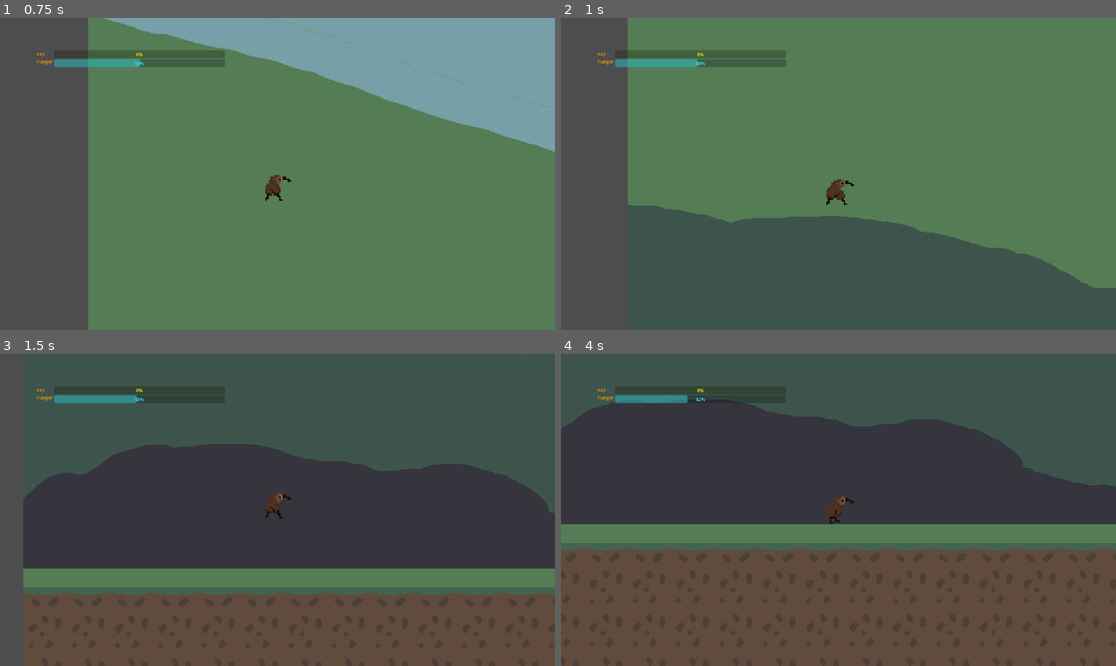
Above: before the commit, frames 1-4 (two rows, left to right).
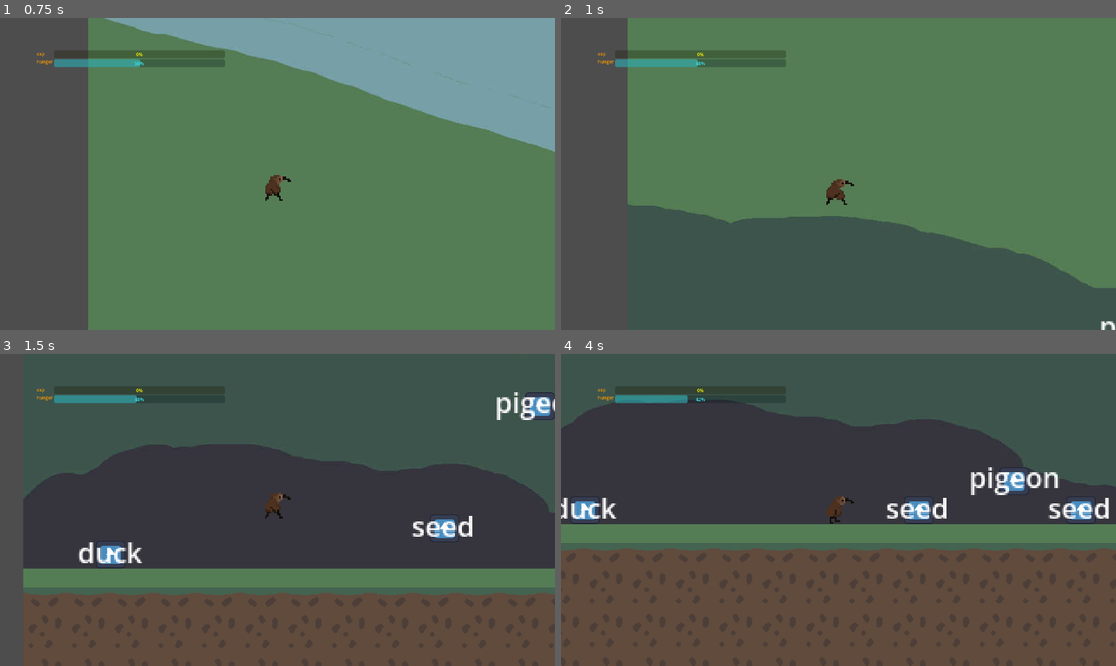
Above: after the commit, the same moments.

Repository: 2192375d/spring2djam
Game: Godot game, scene res://world/World.tscn
The game is run twice, just before and just after one commit, with the same random seed, the same clock (stepped at 60 frames per second) and the same inputs. The engine's default icon, where the game draws it, is replaced by a stand-in: a white triangle on a blue panel in a dark square.
Inputs:
- Up to frame 1 (0.75 s): hold D (right) from 0.53 s (still down); tap Space (space) at 0.6 s
- Up to frame 2 (1 s): keep holding D (right); tap W (up) at 0.77 s
- Up to frame 3 (1.5 s): keep holding D (right); tap Space (space) at 1.35 s
- Up to frame 4 (4 s): tap W (up) at 1.52, 3.02, 3.77 s; release D (right) at 2.03 s; hold A (left) 2.03-2.78 s; tap Space (space) at 2.1, 2.85, 3.6 s; hold D (right) from 2.78 s (still down)

Frame 1 is identical in both runs. In frame 2, less than 0.1% of the frame differs, in the area x 97-100%, y 97-100%; in frame 3, 1.5%; in frame 4, 2.1%, in the area x 0-99%, y 36-54%.

Commit message:
added some placeholder animals

Diff:
--- /dev/null
+++ b/entity/plant.gd
@@ -0,0 +1,4 @@
+extends Animal
+
+func player_movement(_delta: float) -> void:
+	return
--- /dev/null
+++ b/entity/scenes/duck.tscn
@@ -0,0 +1,73 @@
+[gd_scene format=3 uid="uid://dlwfvhsm8ocu0"]
+
+[ext_resource type="Script" uid="uid://drf1x0qxbdj52" path="res://entity/ground_animal.gd" id="1_0sod6"]
+[ext_resource type="Script" uid="uid://nd7o5mrcn55k" path="res://entity/entity_resource.gd" id="2_8gljy"]
+[ext_resource type="Texture2D" uid="uid://4q335xxs2p" path="res://icon.svg" id="3_f2ms7"]
+
+[sub_resource type="Resource" id="Resource_leakp"]
+script = ExtResource("2_8gljy")
+id = 202
+hierarchy = 2
+exp_gain = 10
+exp_max = 40
+hunger_gain = 20
+hunger_max = 50
+metadata/_custom_type_script = "uid://nd7o5mrcn55k"
+
+[sub_resource type="SpriteFrames" id="SpriteFrames_252sp"]
+animations = [{
+"frames": [],
+"loop": true,
+"name": &"eat",
+"speed": 5.0
+}, {
+"frames": [],
+"loop": true,
+"name": &"idle",
+"speed": 5.0
+}, {
+"frames": [{
+"duration": 1.0,
+"texture": ExtResource("3_f2ms7")
+}],
+"loop": true,
+"name": &"walk",
+"speed": 5.0
+}]
+
+[sub_resource type="RectangleShape2D" id="RectangleShape2D_6k04w"]
+size = Vector2(17, 16)
+
+[sub_resource type="CircleShape2D" id="CircleShape2D_0sod6"]
+radius = 12.539936
+
+[node name="Duck" type="CharacterBody2D" unique_id=936244655 node_paths=PackedStringArray("animation")]
+scale = Vector2(2, 2)
+script = ExtResource("1_0sod6")
+speed = 100.0
+animation = NodePath("AnimatedSprite2D")
+entity_resource = SubResource("Resource_leakp")
+
+[node name="AnimatedSprite2D" type="AnimatedSprite2D" parent="." unique_id=827106777]
+position = Vector2(-1.4901161e-08, 1.1622906e-06)
+scale = Vector2(0.1328125, 0.12500001)
+sprite_frames = SubResource("SpriteFrames_252sp")
+animation = &"walk"
+
+[node name="CollisionShape2D" type="CollisionShape2D" parent="." unique_id=996539030]
+shape = SubResource("RectangleShape2D_6k04w")
+
+[node name="Label" type="Label" parent="." unique_id=1647516719]
+offset_left = -19.0
+offset_top = -13.5
+offset_right = 19.0
+offset_bottom = 9.5
+text = "duck"
+
+[node name="EatingArea" type="Area2D" parent="." unique_id=562133539]
+
+[node name="CollisionShape2D" type="CollisionShape2D" parent="EatingArea" unique_id=774710001]
+shape = SubResource("CircleShape2D_0sod6")
+debug_color = Color(0.9862979, 0, 0.32981443, 0.41960785)
+
+[connection signal="body_entered" from="EatingArea" to="." method="_on_eating_area_body_entered"]
--- /dev/null
+++ b/entity/scenes/pigeon.tscn
@@ -0,0 +1,73 @@
+[gd_scene format=3 uid="uid://c68plsy2aoxpn"]
+
+[ext_resource type="Script" uid="uid://drf1x0qxbdj52" path="res://entity/ground_animal.gd" id="1_j3ujl"]
+[ext_resource type="Script" uid="uid://nd7o5mrcn55k" path="res://entity/entity_resource.gd" id="2_wmuns"]
+[ext_resource type="Texture2D" uid="uid://4q335xxs2p" path="res://icon.svg" id="3_v32gu"]
+
+[sub_resource type="Resource" id="Resource_leakp"]
+script = ExtResource("2_wmuns")
+id = 102
+hierarchy = 1
+exp_gain = 5
+exp_max = 30
+hunger_gain = 10
+hunger_max = 35
+metadata/_custom_type_script = "uid://nd7o5mrcn55k"
+
+[sub_resource type="SpriteFrames" id="SpriteFrames_252sp"]
+animations = [{
+"frames": [],
+"loop": true,
+"name": &"eat",
+"speed": 5.0
+}, {
+"frames": [],
+"loop": true,
+"name": &"idle",
+"speed": 5.0
+}, {
+"frames": [{
+"duration": 1.0,
+"texture": ExtResource("3_v32gu")
+}],
+"loop": true,
+"name": &"walk",
+"speed": 5.0
+}]
+
+[sub_resource type="RectangleShape2D" id="RectangleShape2D_6k04w"]
+size = Vector2(17, 16)
+
+[sub_resource type="CircleShape2D" id="CircleShape2D_j3ujl"]
+radius = 12.539936
+
+[node name="Pigeon" type="CharacterBody2D" unique_id=936244655 node_paths=PackedStringArray("animation")]
+scale = Vector2(2, 2)
+script = ExtResource("1_j3ujl")
+speed = 100.0
+animation = NodePath("AnimatedSprite2D")
+entity_resource = SubResource("Resource_leakp")
+
+[node name="AnimatedSprite2D" type="AnimatedSprite2D" parent="." unique_id=827106777]
+position = Vector2(-1.4901161e-08, 1.1622906e-06)
+scale = Vector2(0.1328125, 0.12500001)
+sprite_frames = SubResource("SpriteFrames_252sp")
+animation = &"walk"
+
+[node name="CollisionShape2D" type="CollisionShape2D" parent="." unique_id=996539030]
+shape = SubResource("RectangleShape2D_6k04w")
+
+[node name="Label" type="Label" parent="." unique_id=1647516719]
+offset_left = -26.5
+offset_top = -14.0
+offset_right = 26.5
+offset_bottom = 9.0
+text = "pigeon"
+
+[node name="EatingArea" type="Area2D" parent="." unique_id=1728361084]
+
+[node name="CollisionShape2D" type="CollisionShape2D" parent="EatingArea" unique_id=66624704]
+shape = SubResource("CircleShape2D_j3ujl")
+debug_color = Color(0.9862979, 0, 0.32981443, 0.41960785)
+
+[connection signal="body_entered" from="EatingArea" to="." method="_on_eating_area_body_entered"]
--- /dev/null
+++ b/entity/scenes/seed.tscn
@@ -0,0 +1,62 @@
+[gd_scene format=3 uid="uid://bi425yc0h3pqt"]
+
+[ext_resource type="Script" uid="uid://drf1x0qxbdj52" path="res://entity/ground_animal.gd" id="1_lob4k"]
+[ext_resource type="Script" uid="uid://nd7o5mrcn55k" path="res://entity/entity_resource.gd" id="2_0gwcn"]
+[ext_resource type="Texture2D" uid="uid://4q335xxs2p" path="res://icon.svg" id="3_leakp"]
+
+[sub_resource type="Resource" id="Resource_leakp"]
+script = ExtResource("2_0gwcn")
+id = -100
+hierarchy = -1
+exp_gain = 1
+exp_max = 1
+hunger_gain = -1
+hunger_max = -1
+metadata/_custom_type_script = "uid://nd7o5mrcn55k"
+
+[sub_resource type="SpriteFrames" id="SpriteFrames_252sp"]
+animations = [{
+"frames": [],
+"loop": true,
+"name": &"eat",
+"speed": 5.0
+}, {
+"frames": [],
+"loop": true,
+"name": &"idle",
+"speed": 5.0
+}, {
+"frames": [{
+"duration": 1.0,
+"texture": ExtResource("3_leakp")
+}],
+"loop": true,
+"name": &"walk",
+"speed": 5.0
+}]
+
+[sub_resource type="RectangleShape2D" id="RectangleShape2D_6k04w"]
+size = Vector2(17, 16)
+
+[node name="Seed" type="CharacterBody2D" unique_id=936244655 node_paths=PackedStringArray("animation")]
+scale = Vector2(2, 2)
+script = ExtResource("1_lob4k")
+speed = 100.0
+animation = NodePath("AnimatedSprite2D")
+entity_resource = SubResource("Resource_leakp")
+
+[node name="AnimatedSprite2D" type="AnimatedSprite2D" parent="." unique_id=827106777]
+position = Vector2(-1.4901161e-08, 1.1622906e-06)
+scale = Vector2(0.1328125, 0.12500001)
+sprite_frames = SubResource("SpriteFrames_252sp")
+animation = &"walk"
+
+[node name="CollisionShape2D" type="CollisionShape2D" parent="." unique_id=996539030]
+shape = SubResource("RectangleShape2D_6k04w")
+
+[node name="Label" type="Label" parent="." unique_id=1647516719]
+offset_left = -19.0
+offset_top = -13.0
+offset_right = 21.0
+offset_bottom = 10.0
+text = "seed"
--- a/entity/scenes/worm.tscn
+++ b/entity/scenes/worm.tscn
@@ -7,6 +7,8 @@
 
 [sub_resource type="Resource" id="Resource_c3q6h"]
 script = ExtResource("2_c3q6h")
+id = null
+hierarchy = null
 exp_gain = 3
 exp_max = 3
 hunger_gain = 2
@@ -59,7 +61,7 @@
 radius = 12.539936
 
 [node name="Worm" type="CharacterBody2D" unique_id=1498860485 node_paths=PackedStringArray("animation")]
-scale = Vector2(3, 3)
+scale = Vector2(2.2, 2.2)
 script = ExtResource("1_oixa4")
 speed = 30.0
 animation = NodePath("AnimatedSprite2D")
--- a/world/World.tscn
+++ b/world/World.tscn
@@ -8,6 +8,9 @@
 [ext_resource type="Texture2D" uid="uid://dl1yglg8oo5px" path="res://art/forestground.png" id="6_dodpj"]
 [ext_resource type="Script" uid="uid://dpue3jvb1jwsd" path="res://player/player.gd" id="7_txrfu"]
 [ext_resource type="PackedScene" uid="uid://d2kw626g1cvh2" path="res://entity/scenes/worm.tscn" id="8_txrfu"]
+[ext_resource type="PackedScene" uid="uid://bi425yc0h3pqt" path="res://entity/scenes/seed.tscn" id="9_crsqw"]
+[ext_resource type="PackedScene" uid="uid://c68plsy2aoxpn" path="res://entity/scenes/pigeon.tscn" id="10_8mymi"]
+[ext_resource type="PackedScene" uid="uid://dlwfvhsm8ocu0" path="res://entity/scenes/duck.tscn" id="11_0n6y5"]
 
 [sub_resource type="CanvasTexture" id="CanvasTexture_gv5m4"]
 
@@ -202,4 +205,16 @@
 [node name="Worm2" parent="." unique_id=1498860485 instance=ExtResource("8_txrfu")]
 position = Vector2(780, 963.00006)
 
+[node name="Seed" parent="." unique_id=936244655 instance=ExtResource("9_crsqw")]
+position = Vector2(673, 890)
+
+[node name="Seed2" parent="." unique_id=1587733142 instance=ExtResource("9_crsqw")]
+position = Vector2(486, 931)
+
+[node name="Pigeon" parent="." unique_id=1504360008 instance=ExtResource("10_8mymi")]
+position = Vector2(596, 790)
+
+[node name="Duck" parent="." unique_id=1763314182 instance=ExtResource("11_0n6y5")]
+position = Vector2(101, 967)
+
 [connection signal="timeout" from="Player/HungerDrainTimer" to="Player" method="_on_hunger_drain_timer_timeout"]
Not shown, added: entity/plant.gd.uid
